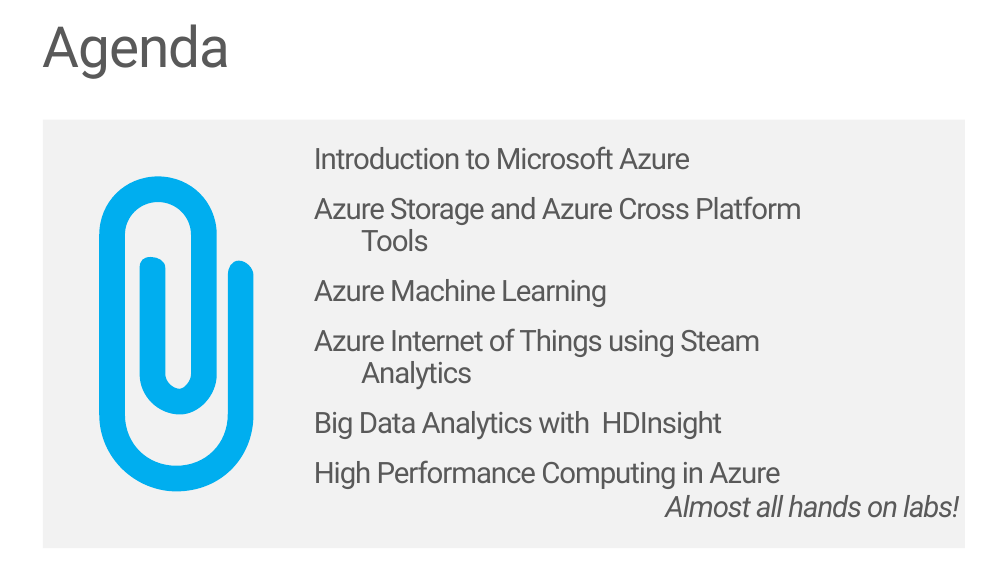
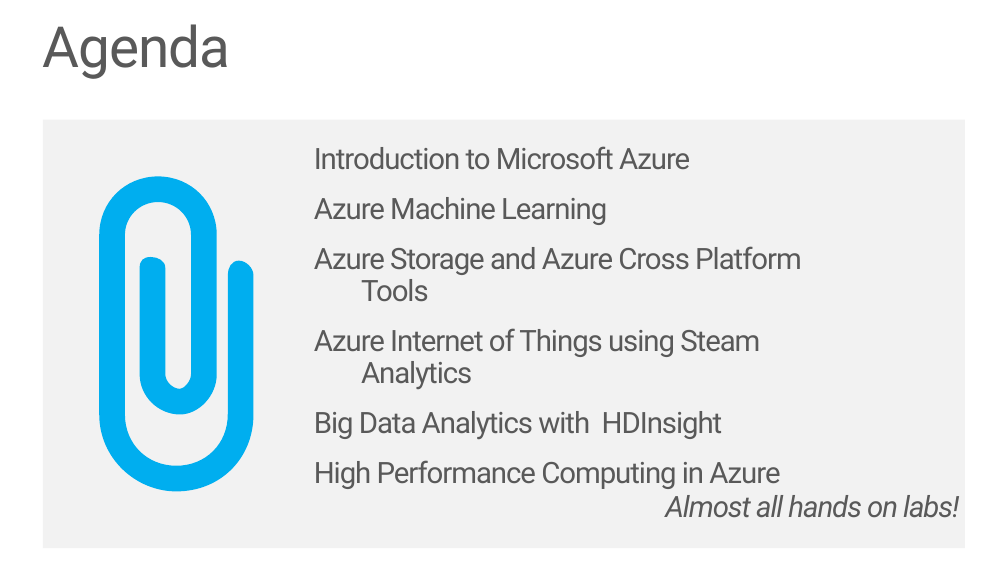
Before and after one commit to MSRConnections/Azure-training-course, a slide deck: slide 3 of Content/Introduction/Training Introduction.pptx (slide 4 before the commit). Drawn at 1008x567 pixels with LibreOffice and Linux fonts; fonts in the diff are those of the drawing. Boxes give left, top, right and bottom in pixels: in the first picture for what was removed or moved away, otherwise in the second. Text is boxed around its words. In the diff, an @@ line names an element or a change of style, - is before the commit and + after.

Commit message:
Updated intro slides and fixed typo in lab.

```diff
--- a/Content/Introduction/Training Introduction.pptx
+++ b/Content/Introduction/Training Introduction.pptx
@@ text at bbox=[314, 197, 607, 225]: paragraph added @@
+Azure Machine Learning
@@ text at bbox=[314, 279, 607, 307]: paragraph removed @@
-Azure Machine Learning
```
Also in this commit, not shown: 1 other slide changed, 2 slides removed, 2 other files.
